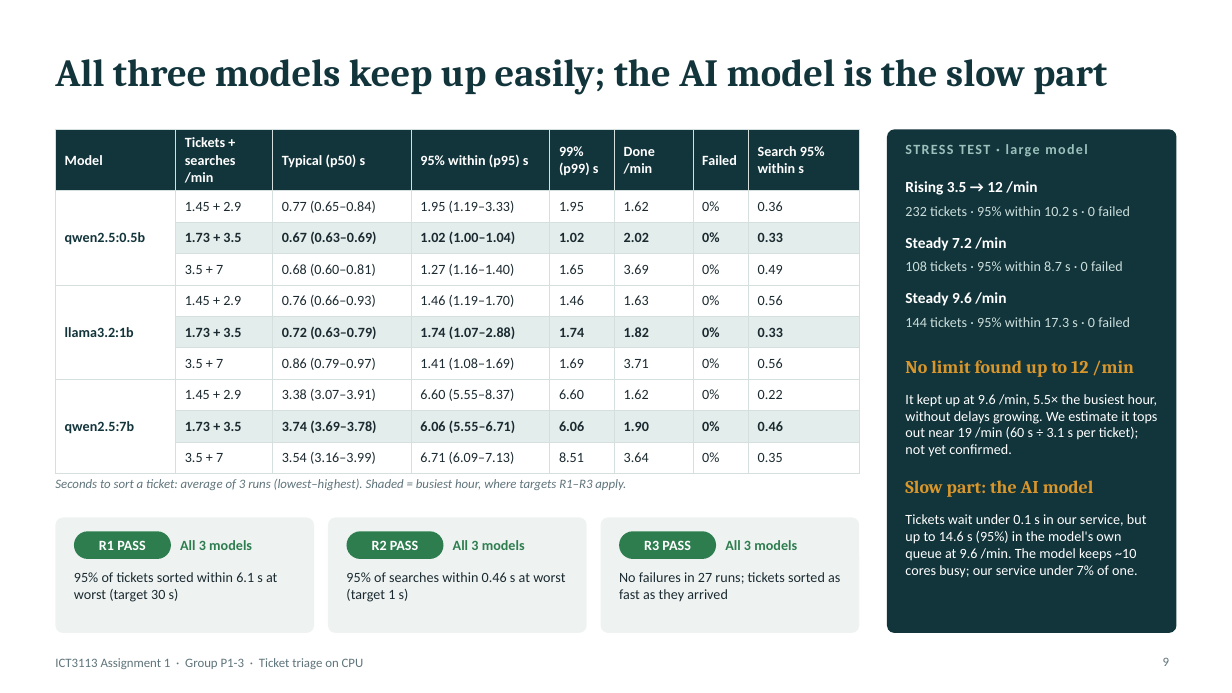
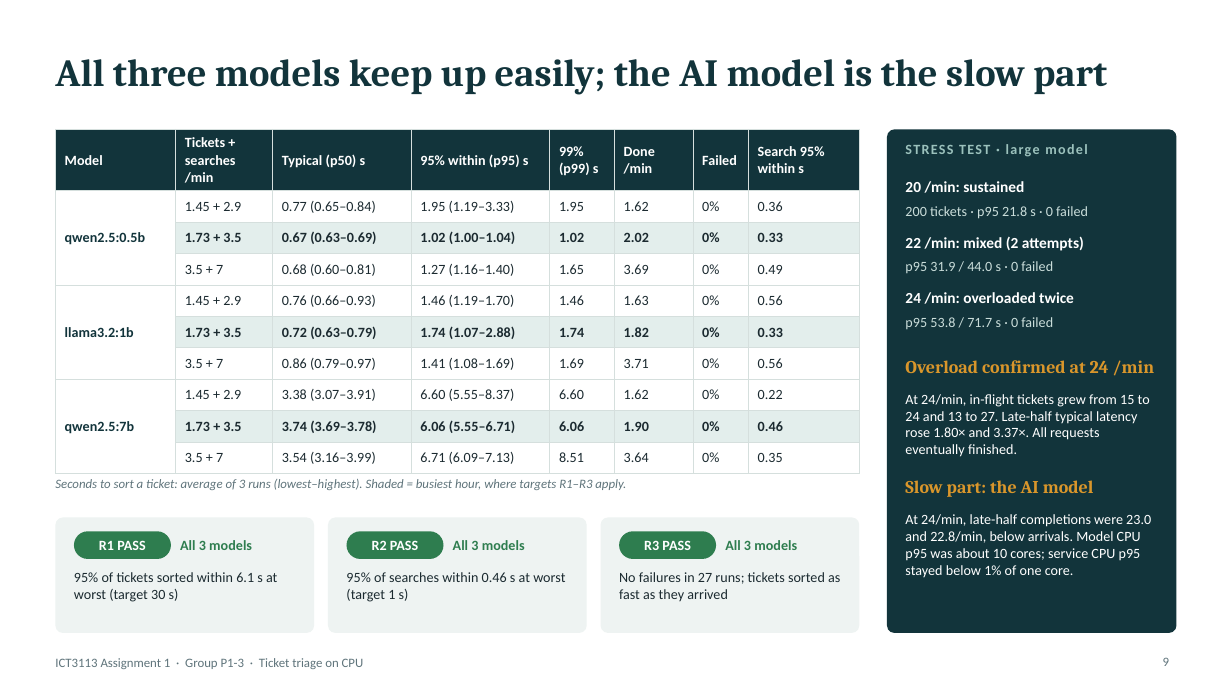
Before and after one commit to asdafsafas/ICT3113_A1_P1-3, a slide deck: slide 9 of slides/Group03.pptx. Drawn at 1232x693 pixels with LibreOffice and Linux fonts; fonts in the diff are those of the drawing. Boxes give left, top, right and bottom in pixels: in the first picture for what was removed or moved away, otherwise in the second. Text is boxed around its words. In the diff, an @@ line names an element or a change of style, - is before the commit and + after.

```diff
--- a/slides/Group03.pptx
+++ b/slides/Group03.pptx
@@ text at (905, 206, 1088, 219): text changed @@
-232 tickets · 95% within 10.2 s · 0 failed
+200 tickets · p95 21.8 s · 0 failed
@@ text at (905, 181, 1024, 193): text changed @@
-Rising 3.5 → 12 /min
+20 /min: sustained
@@ text at (905, 236, 1084, 251): text changed @@
-Steady 7.2 /min
+22 /min: mixed (2 attempts)
@@ text at (905, 261, 1053, 273): text changed @@
-108 tickets · 95% within 8.7 s · 0 failed
+p95 31.9 / 44.0 s · 0 failed
@@ text at (905, 292, 1074, 304): text changed @@
-Steady 9.6 /min
+24 /min: overloaded twice
@@ text at (905, 317, 1053, 329): text changed @@
-144 tickets · 95% within 17.3 s · 0 failed
+p95 53.8 / 71.7 s · 0 failed
@@ text at (905, 360, 1155, 376): text changed @@
-No limit found up to 12 /min
+Overload confirmed at 24 /min
@@ text at (905, 394, 1150, 457): text changed @@
-It kept up at 9.6 /min, 5.5× the busiest hour, without delays growing. We estimate it tops out near 19 /min (60 s ÷ 3.1 s per ticket); not yet confirmed.
+At 24/min, in-flight tickets grew from 15 to 24 and 13 to 27. Late-half typical latency rose 1.80× and 3.37×. All requests eventually finished.
@@ text at (905, 514, 1151, 578): text changed @@
-Tickets wait under 0.1 s in our service, but up to 14.6 s (95%) in the model's own queue at 9.6 /min. The model keeps ~10 cores busy; our service under 7% of one.
+At 24/min, late-half completions were 23.0 and 22.8/min, below arrivals. Model CPU p95 was about 10 cores; service CPU p95 stayed below 1% of one core.
```
Also in this commit, not shown: 3 other slides changed, 3 other files.
